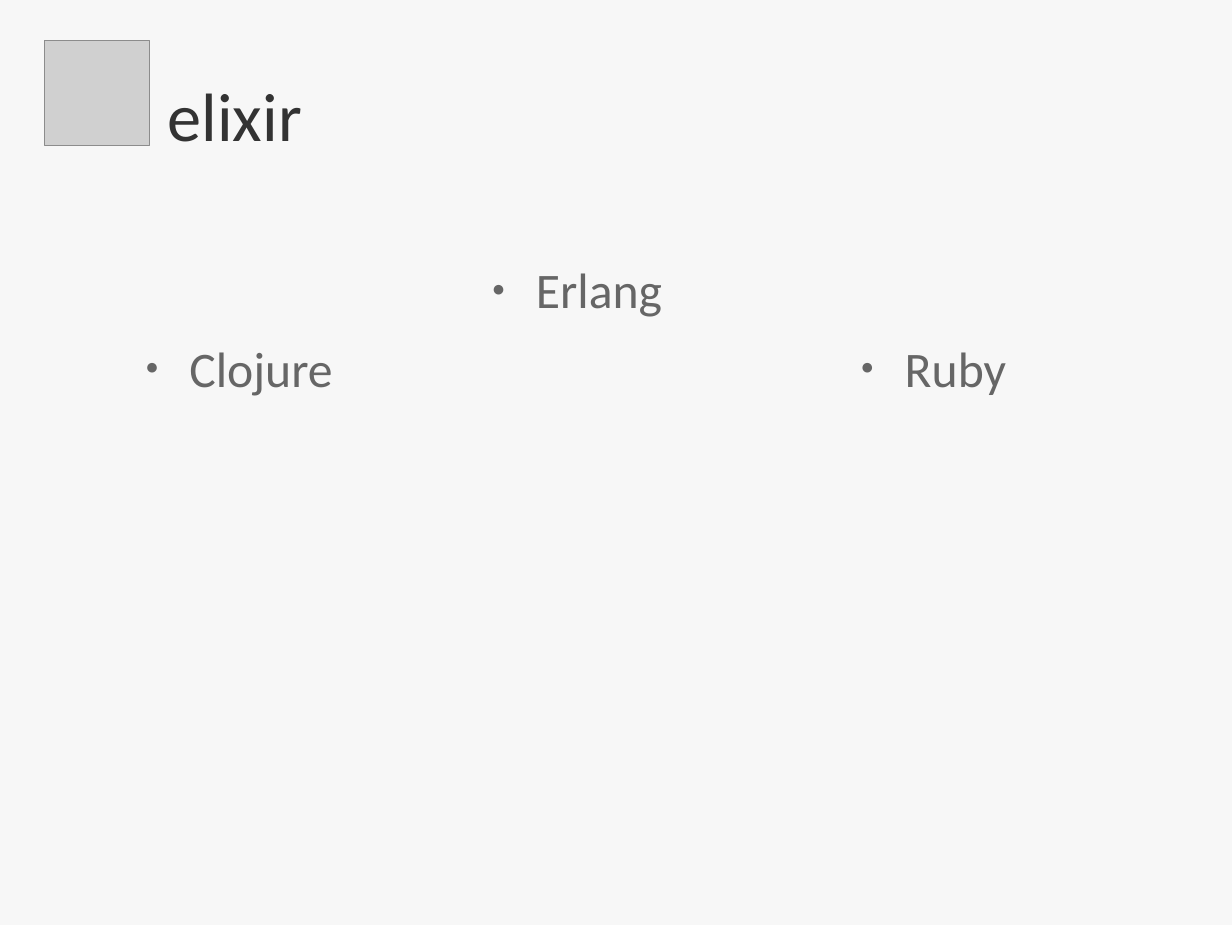
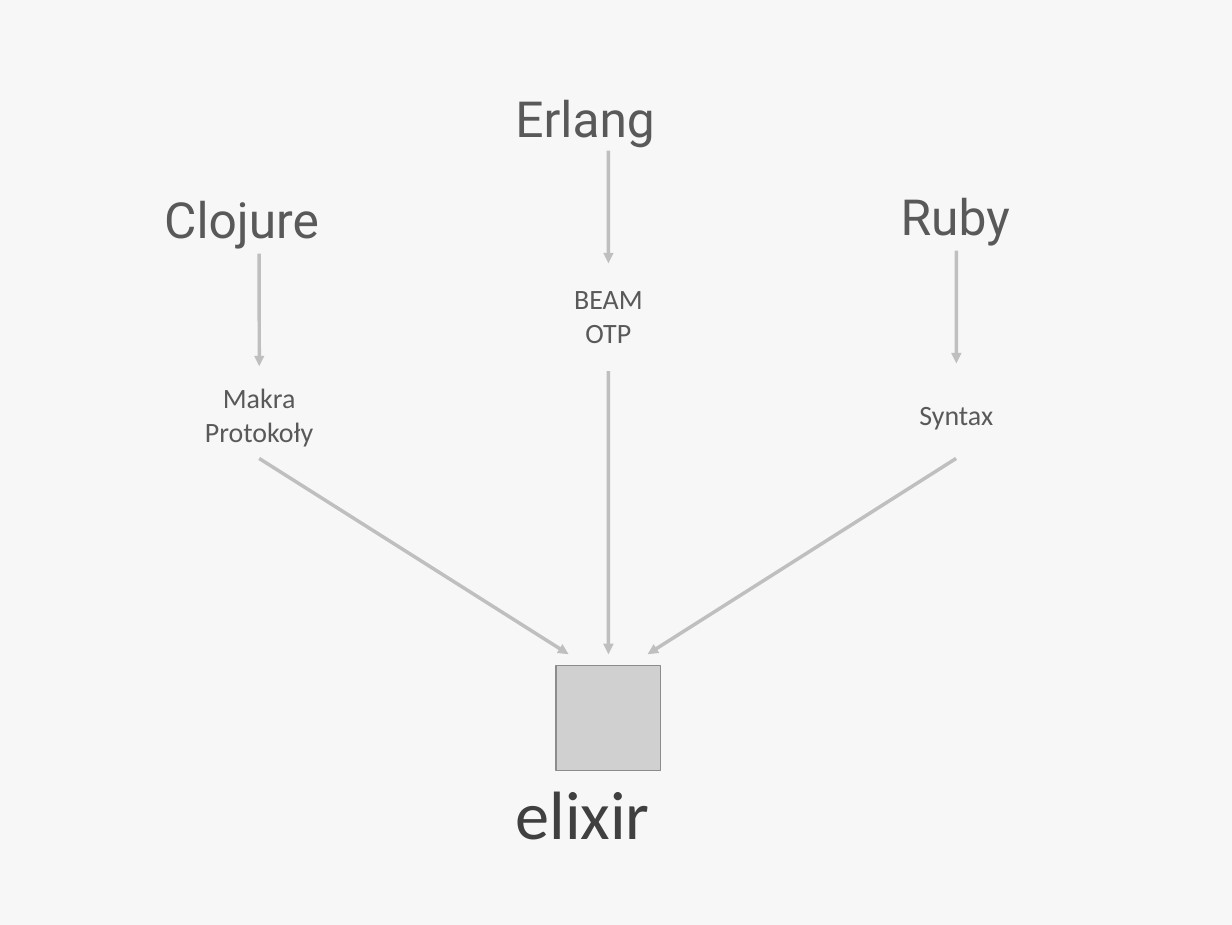
Before and after one commit to QuirkOo/secret-elixir, a slide deck: slide 3 of elixir.odp. Drawn at 1232x925 pixels with LibreOffice and Linux fonts; fonts in the diff are those of the drawing; grey boxes stand for pictures. Boxes give left, top, right and bottom in pixels: in the first picture for what was removed or moved away, otherwise in the second. Text is boxed around its words. In the diff, an @@ line names an element or a change of style, - is before the commit and + after.

```diff
--- a/elixir.odp
+++ b/elixir.odp
@@ font Calibri to Roboto, text colour #666666 to #595959; bullet ● to none in 3 elements at box(164, 200, 319, 249), box(901, 197, 1010, 246), box(515, 99, 654, 148) @@
@@ subtitle "Erlang": place and size @@
-subtitle "Erlang" at box(536, 273, 662, 317)
+subtitle "Erlang" at box(515, 99, 654, 148)
@@ text "Clojure": place and size @@
-text "Clojure" at box(189, 352, 332, 396)
+text "Clojure" at box(164, 200, 319, 249)
@@ arrow added from (608, 151) to (608, 263), #BFBFBF 2.24 pt @@
@@ text "Ruby": place and size @@
-text "Ruby" at box(905, 352, 1006, 395)
+text "Ruby" at box(901, 197, 1010, 246)
@@ arrow added from (259, 254) to (259, 366), #BFBFBF 2.24 pt @@
@@ arrow added from (957, 250) to (957, 363), #BFBFBF 2.24 pt @@
@@ text added at box(574, 291, 643, 343), 18 pt, text #595959 @@
+BEAM
+OTP
@@ text added at box(205, 388, 313, 447), 18 pt, text #595959 @@
+Makra
+Protokoły
@@ arrow added from (608, 371) to (608, 654), #BFBFBF 2.24 pt @@
@@ text added at box(919, 407, 993, 430), 18 pt, text #595959 @@
+Syntax
@@ arrow added from (259, 458) to (569, 654), #BFBFBF 2.24 pt @@
@@ arrow added from (956, 458) to (647, 654), #BFBFBF 2.24 pt @@
@@ picture: place and size @@
-picture at box(45, 40, 150, 145)
+picture at box(556, 665, 661, 770)
@@ title "elixir": place and size @@
-title "elixir" at box(168, 93, 302, 142)
+title "elixir" at box(515, 791, 649, 840)
@@ title "elixir" at box(515, 791, 649, 840): text colour #333333 to #404040 @@
```
Also in this commit, not shown: 3 other slides changed, 1 slide added, 1 slide removed.
